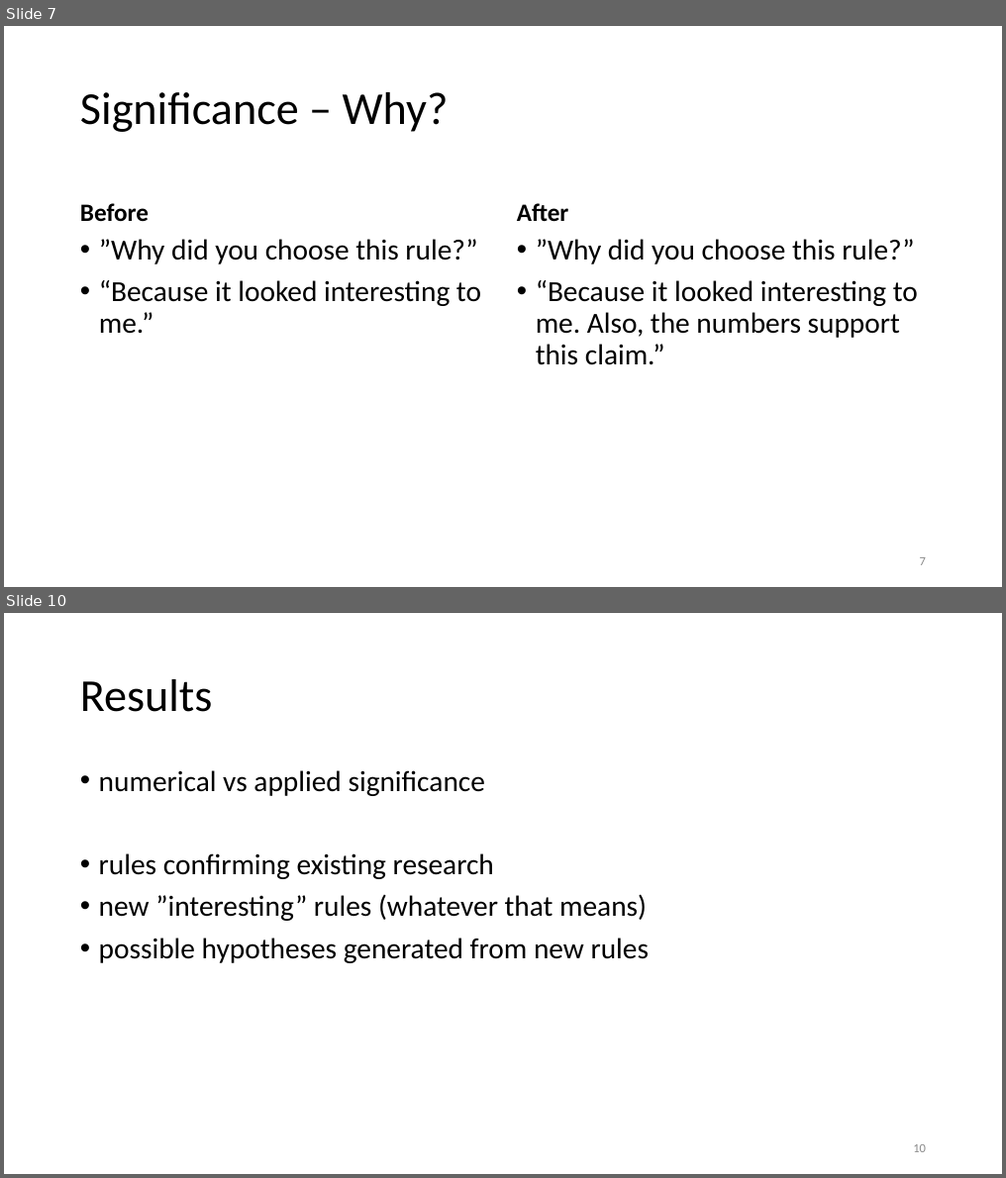
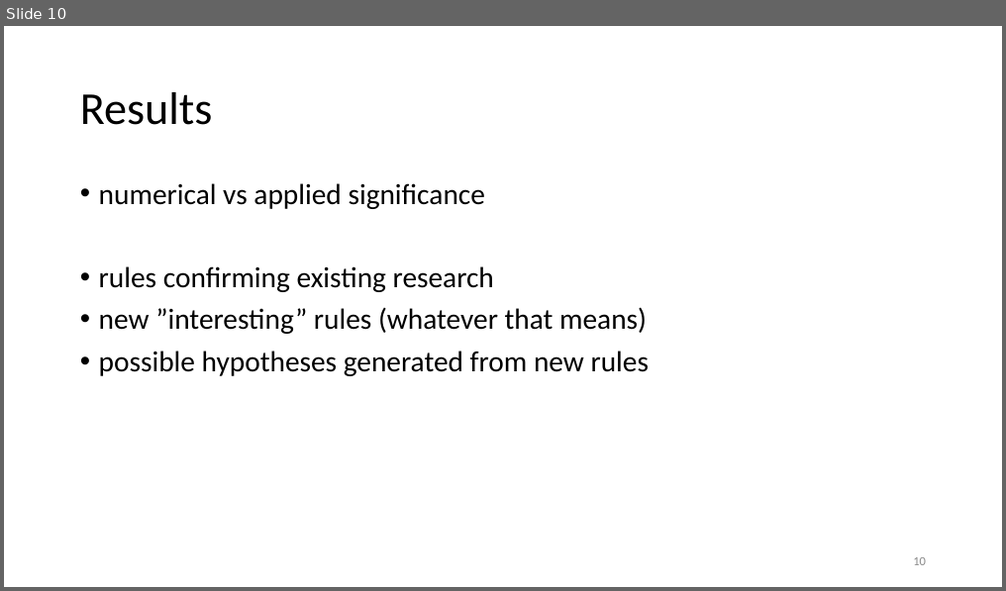
Before and after one commit to prestoaghitato/BA_thesis, a slide deck: tex/beamer_dummy.pptx. Shown one above the other, each under a label of ours: slides 7 and 10 before the commit, slide 10 after it; the slides between them are not shown. The pictures are 1006x1178 and 1006x591 pixels, drawn with LibreOffice and Linux fonts; fonts in the diff are those of the drawing. Boxes give left, top, right and bottom in pixels: in the first picture for what was removed or moved away, otherwise in the second. Text is boxed around its words. In the diff, an @@ line names an element or a change of style, - is before the commit and + after.

```diff
--- a/tex/beamer_dummy.pptx
+++ b/tex/beamer_dummy.pptx
@@ slide 7 removed at bbox=[4, 26, 1002, 587], background #FFFFFF @@
@@ title removed at bbox=[80, 92, 449, 132] @@
-Significance – Why?
@@ text removed at bbox=[80, 203, 149, 222] @@
-Before
@@ text removed at bbox=[517, 203, 569, 222] @@
-After
@@ text removed at bbox=[99, 239, 481, 334] @@
-• ”Why did you choose this rule?”
-• “Because it looked interesting to me.”
@@ text removed at bbox=[536, 239, 918, 366] @@
-• ”Why did you choose this rule?”
-• “Because it looked interesting to me. Also, the numbers support this claim.”
@@ page number removed at bbox=[920, 558, 926, 566] @@
-7
```
Also in this commit, not shown: 5 slides changed, 4 slides added, 3 other slides removed, 3 other files.
